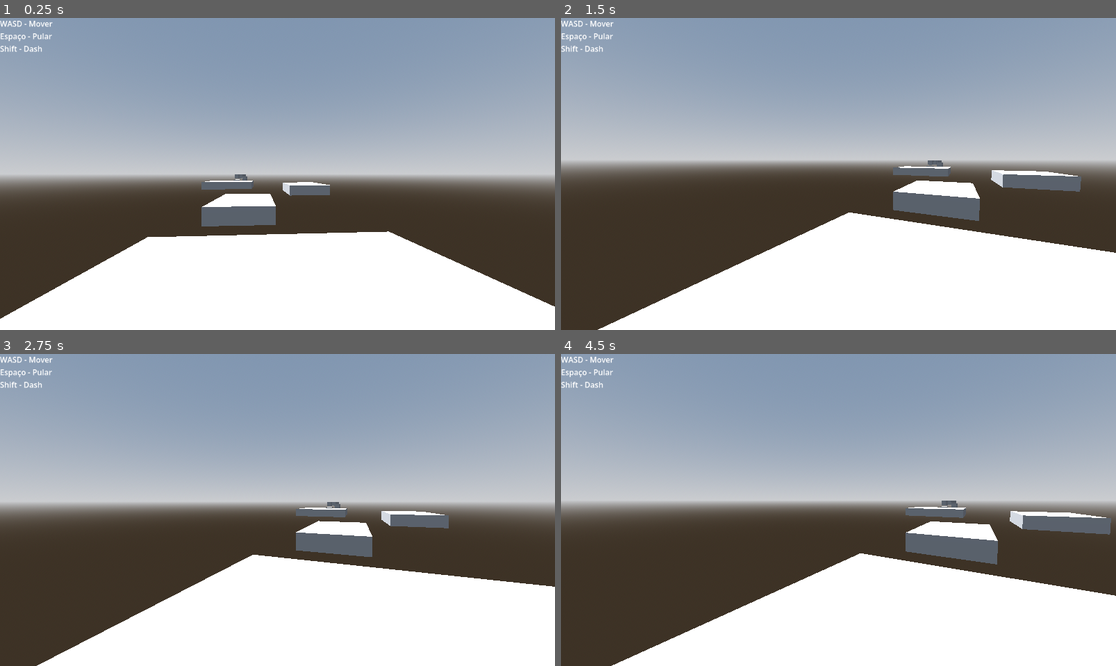
Above: before the commit, frames 1-4 (two rows, left to right).
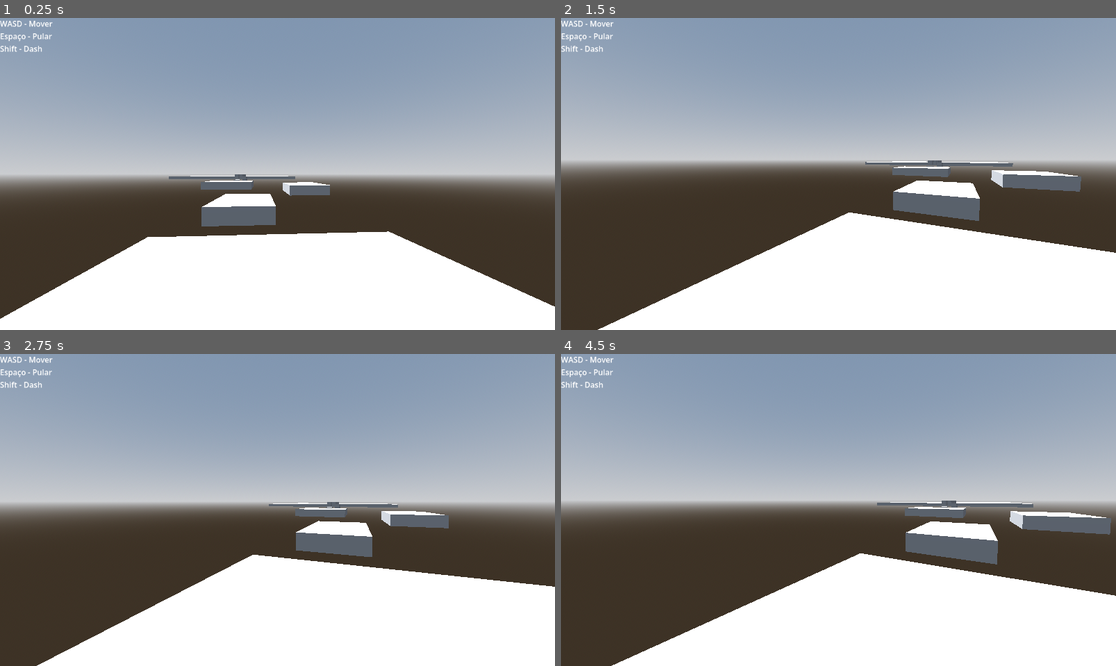
Above: after the commit, the same moments.

Repository: Hugouououo/UniGames
Game: Godot game, scene res://principal.tscn
Same seed, same stepped clock (60 frames per second), same inputs: the game is played once before the commit and once after it.
Inputs (mouse positions are in pixels of both pictures, inside the frame that each line leads up to):
- Up to frame 1 (0.25 s): no input
- Up to frame 2 (1.5 s): tap Enter (ui_accept) at 0.5, 0.77, 1.25 s; move the mouse to (960, 158) at 0.52 s; hold Right (ui_right) 0.53-1.28 s; click (960, 158) at 0.67 s; move the mouse to (810, 174) at 1.27 s; hold Up (ui_up) from 1.28 s (still down)
- Up to frame 3 (2.75 s): keep holding Up (ui_up); tap Enter (ui_accept) at 1.52, 2 s; move the mouse to (288, 503) at 2.02 s
- Up to frame 4 (4.5 s): keep holding Up (ui_up); tap Enter (ui_accept) at 2.75, 3.02, 3.5, 3.77, 4.25 s; move the mouse to (832, 516) at 2.77 s; click (832, 516) at 2.92 s; move the mouse to (877, 513) at 3.52 s; move the mouse to (794, 506) at 4.27 s

The runs differ from the first frame. In frame 1, 0.2% of the frame differs, in the area x 30-54%, y 50-56%; in frame 2, 0.3%; in frame 3, 0.3%; in frame 4, 0.4%, in the area x 56-86%, y 47-53%.

Commit message:
Update principal.tscn
Vou fazer um labrinto com parkour para uma dificuldade maior

Diff:
--- a/principal.tscn
+++ b/principal.tscn
@@ -55,7 +55,12 @@
 mesh = SubResource("BoxMesh_7cuts")
 
 [node name="CSGMesh3D4" type="CSGMesh3D" parent="." unique_id=515975270]
-transform = Transform3D(6.936117, 0, 0, 0, 1, 0, 0, 0, 6.8093505, 29.672714, 0.5963011, -5.1370735)
+transform = Transform3D(6.936117, 0, 0, 0, 1, 0, 0, 0, 6.8093505, 29.238152, 0.5963011, -5.1370735)
+use_collision = true
+mesh = SubResource("BoxMesh_7cuts")
+
+[node name="CSGMesh3D4" type="CSGMesh3D" parent="CSGMesh3D4" unique_id=639485537]
+transform = Transform3D(6.936117, 0, 0, 0, 1, 0, 0, 0, 6.8093505, 9.982098, 0.113949776, -0.83201784)
 use_collision = true
 mesh = SubResource("BoxMesh_7cuts")
 
